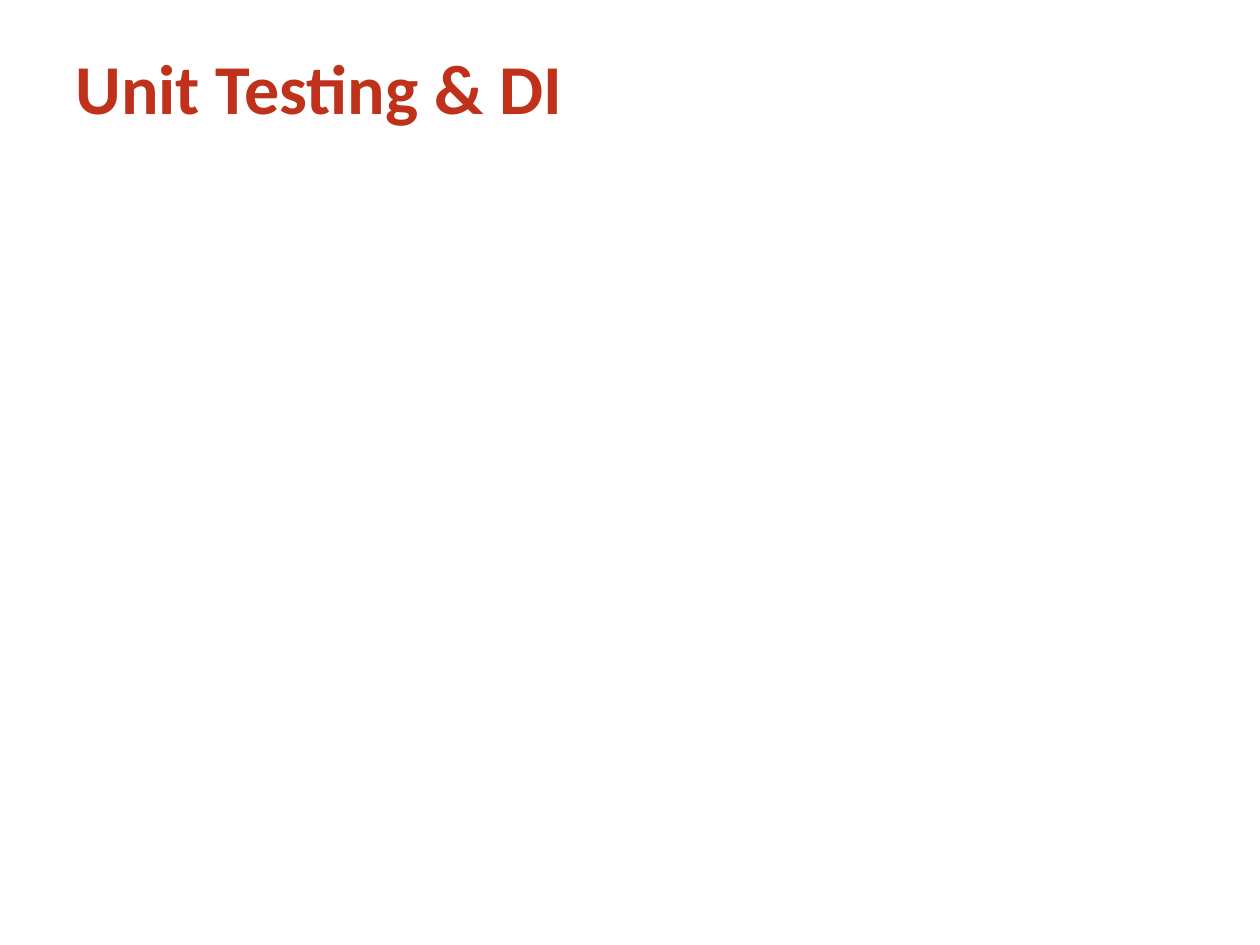
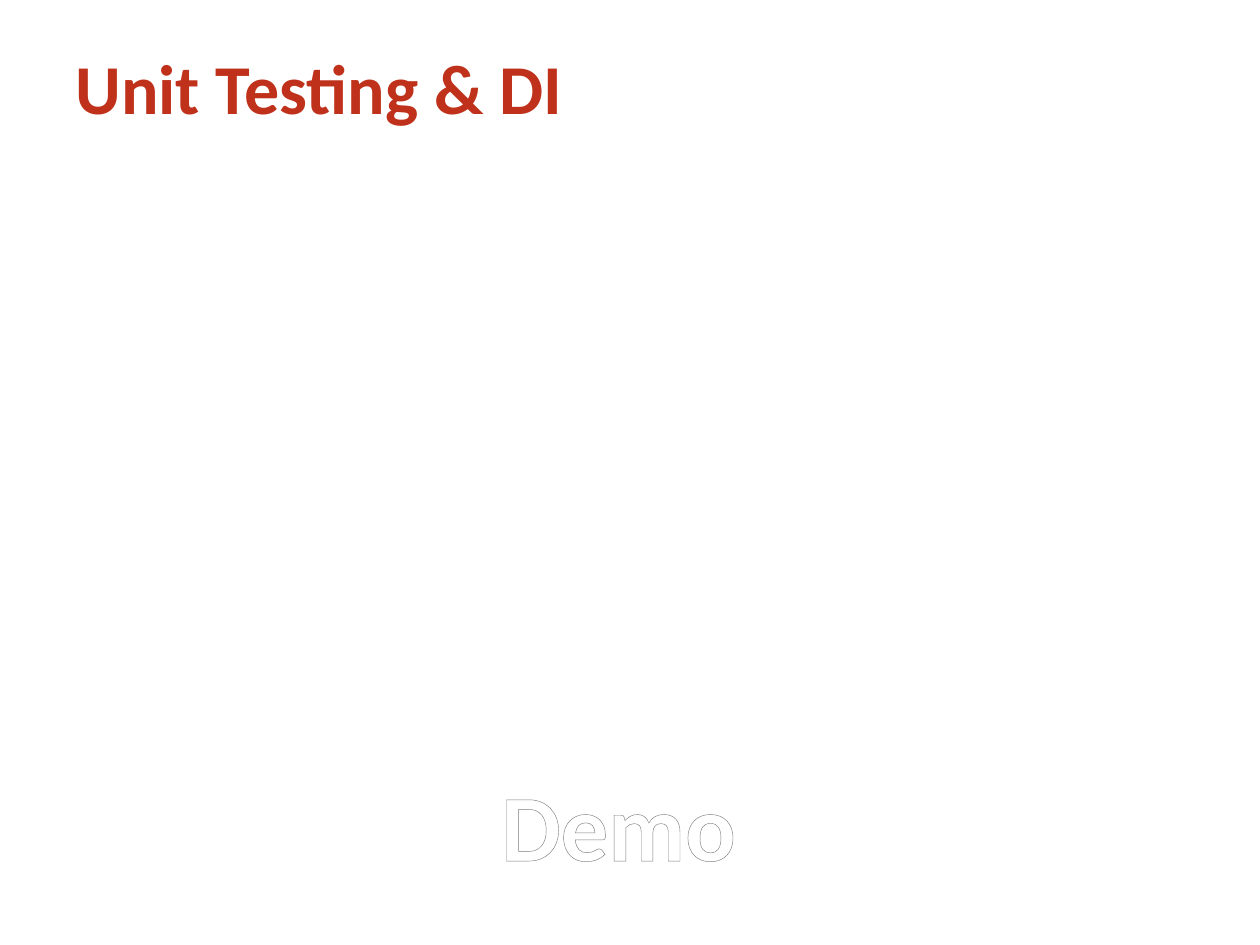
Before and after one commit to WineBewes/CleanCode, a slide deck: slide 15 of Clean Code.pptx. Drawn at 1260x945 pixels with LibreOffice and Linux fonts; fonts in the diff are those of the drawing; background and template pictures are left out. Boxes give left, top, right and bottom in pixels: in the first picture for what was removed or moved away, otherwise in the second. Text is boxed around its words. In the diff, an @@ line names an element or a change of style, - is before the commit and + after.

```diff
--- a/Clean Code.pptx
+++ b/Clean Code.pptx
@@ text added at [501,799,736,862], 54 pt, text gradient #FFFFFF to #7F7F7F, bold @@
+Demo
```
Also in this commit, not shown: 9 other slides changed, 2 slides added, 2 slides removed, 2 other files.
